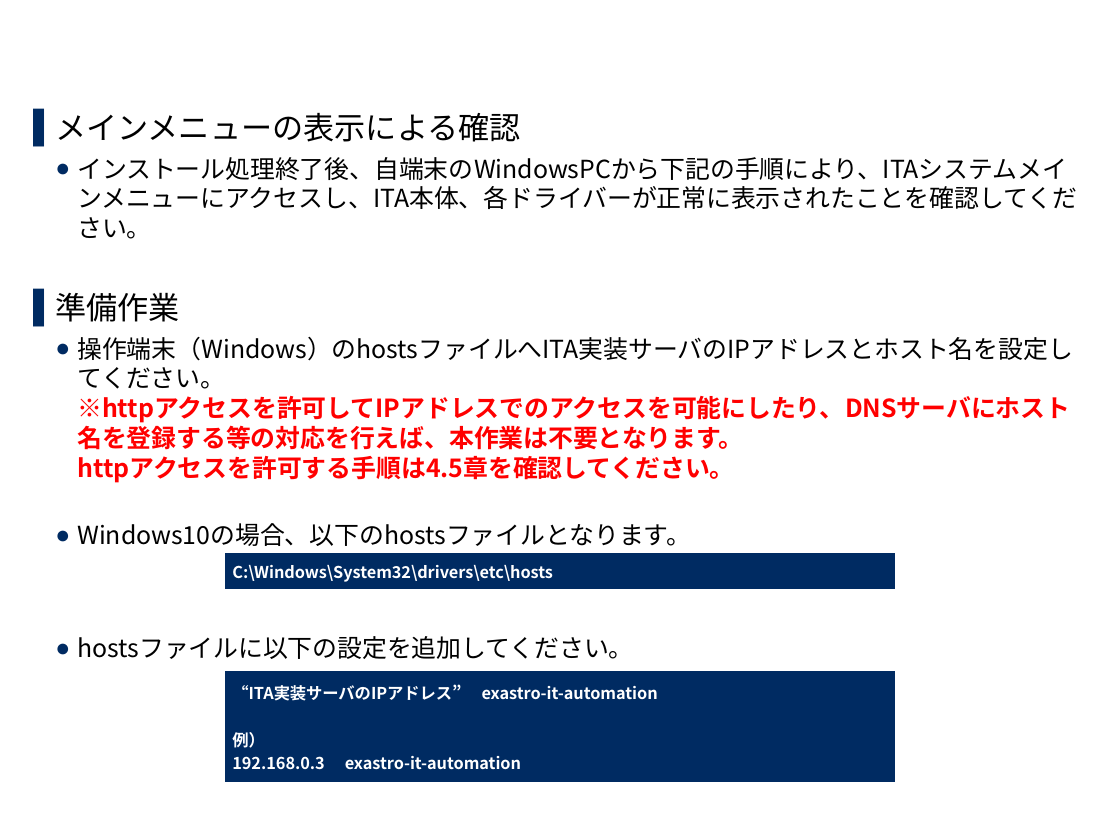
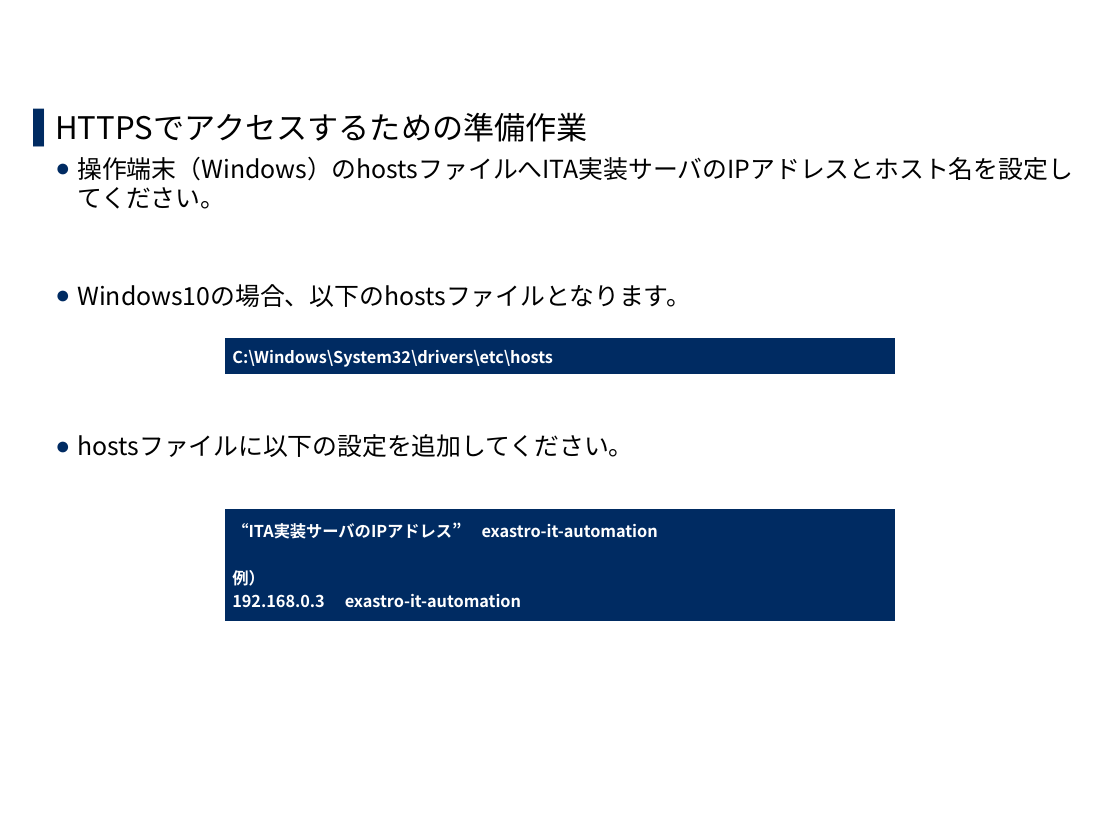
Before and after one commit to exastro-suite/it-automation-docs, a slide deck: slide 25 of asset/Learn_ja/ITA-offline-install_ja.pptx (slide 22 before the commit). Drawn at 1120x840 pixels with LibreOffice and Linux fonts; fonts in the diff are those of the drawing; background and template pictures are left out. Boxes give left, top, right and bottom in pixels: in the first picture for what was removed or moved away, otherwise in the second. Text is boxed around its words. In the diff, an @@ line names an element or a change of style, - is before the commit and + after.

Commit message:
2020/04/27 10:04:42

```diff
--- a/asset/Learn_ja/ITA-offline-install_ja.pptx
+++ b/asset/Learn_ja/ITA-offline-install_ja.pptx
@@ text at [55, 112, 1073, 209]: text changed @@
-▌ メインメニューの表示による確認
-  ● インストール処理終了後、自端末のWindowsPCから下記の手順により、ITAシステムメインメニューにアクセスし、ITA本体、各ドライバーが正常に表示されたことを確認してください。
-▌ 準備作業
-  ● 操作端末（Windows）のhostsファイルへITA実装サーバのIPアドレスとホスト名を設定してください。
-    ※httpアクセスを許可してIPアドレスでのアクセスを可能にしたり、DNSサーバにホスト名を登録する等の対応を行えば、本作業は不要となります。
-    httpアクセスを許可する手順は4.5章を確認してください。
+▌ HTTPSでアクセスするための準備作業
+  ● 操作端末（Windows）のhostsファイルへITA実装サーバのIPアドレスとホスト名を設定してください。
@@ table: place and size @@
-table at [224, 552, 896, 591]
+table at [224, 337, 896, 376]
@@ table: place and size @@
-table at [224, 670, 896, 784]
+table at [224, 508, 896, 623]
```
Also in this commit, not shown: 6 other slides changed, 2 slides added.
